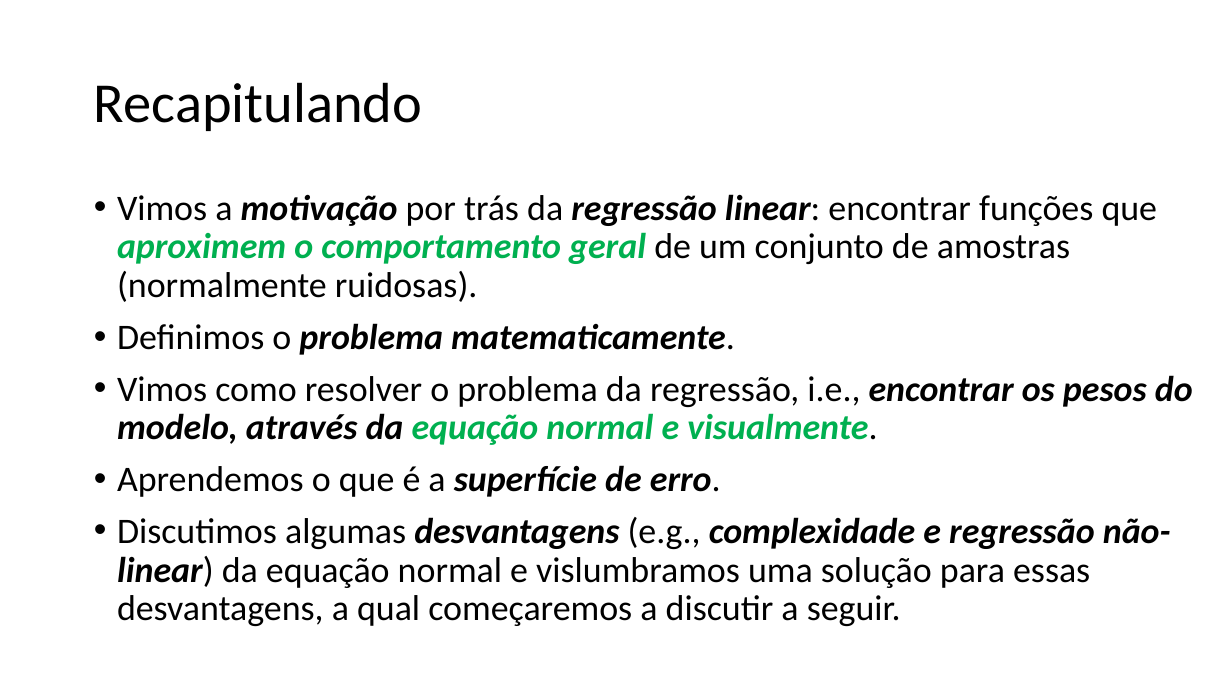
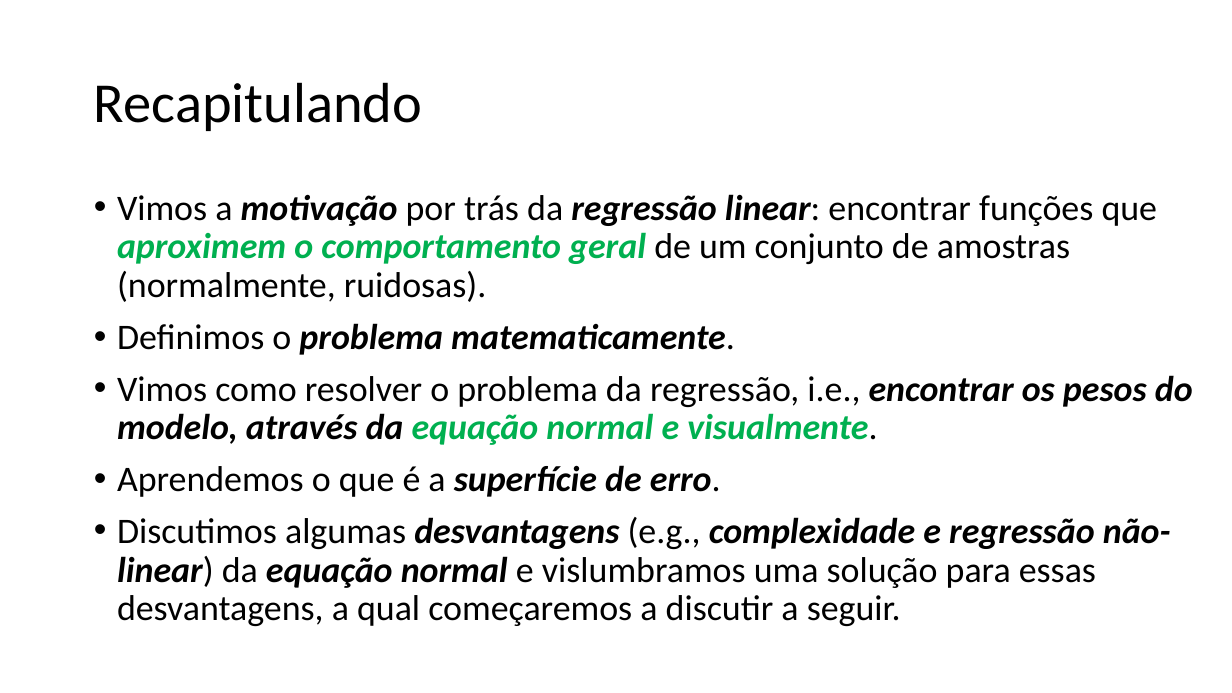
Before and after one commit to zz4fap/t319_aprendizado_de_maquina, a slide deck: slide 2 of slides/T319_Regressão_Linear (Parte II).pptx. Drawn at 1232x693 pixels with LibreOffice and Linux fonts; fonts in the diff are those of the drawing. Boxes give left, top, right and bottom in pixels: in the first picture for what was removed or moved away, otherwise in the second. Text is boxed around its words. In the diff, an @@ line names an element or a change of style, - is before the commit and + after.

```diff
--- a/slides/T319_Regressão_Linear (Parte II).pptx
+++ b/slides/T319_Regressão_Linear (Parte II).pptx
@@ text at [117,194,1158,302]: text changed @@
-• Vimos a motivação por trás da regressão linear: encontrar funções que aproximem o comportamento geral de um conjunto de amostras (normalmente ruidosas).
+• Vimos a motivação por trás da regressão linear: encontrar funções que aproximem o comportamento geral de um conjunto de amostras (normalmente, ruidosas).
@@ text at [117,517,1171,626]: bold on, italic on in "equação normal" @@
```
Also in this commit, not shown: 8 other slides changed, 1 other file.
